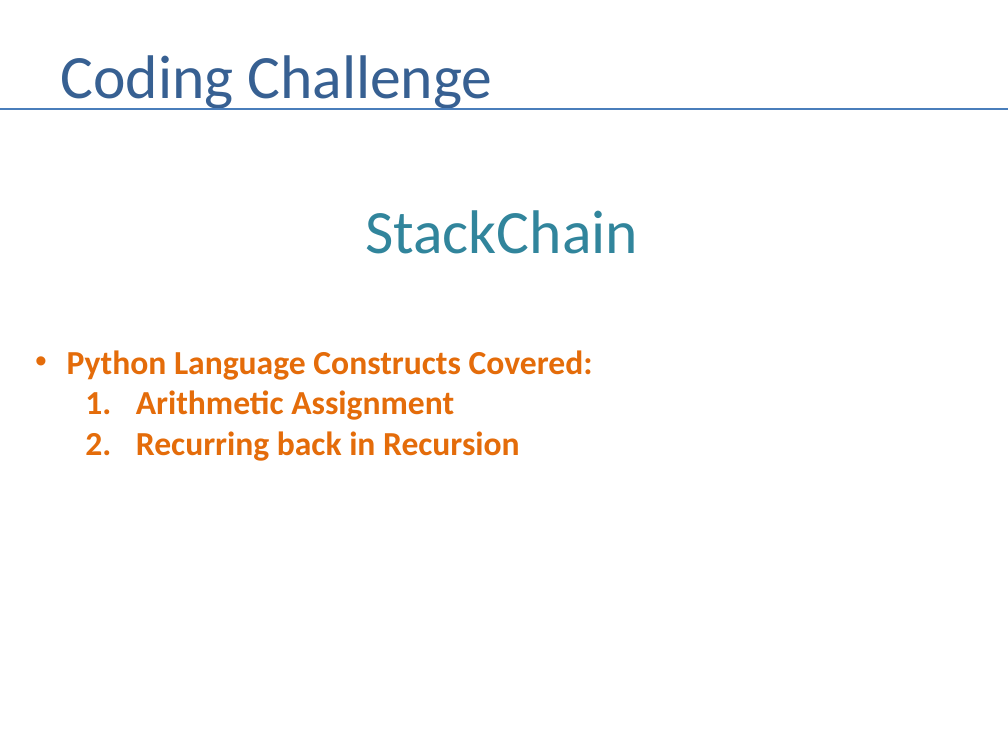
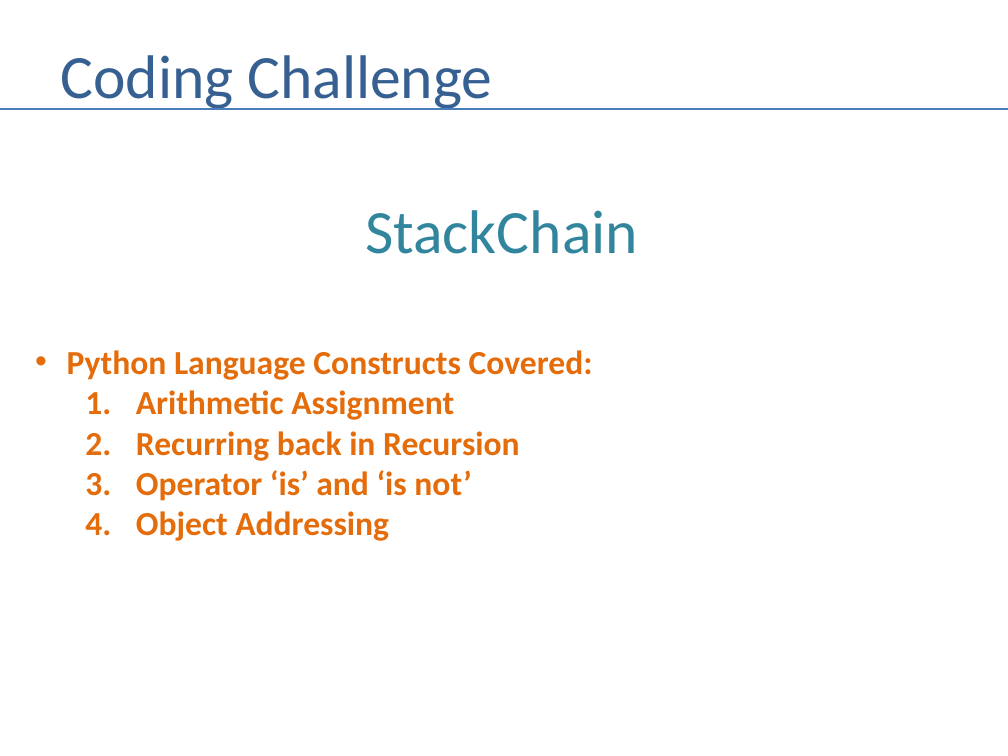
Before and after one commit to andrewferlitsch/Portland-Data-Science-Group, a slide deck: slide 30 of Presentations/Whiteboarding.pptx. Drawn at 1008x756 pixels with LibreOffice and Linux fonts; fonts in the diff are those of the drawing. Boxes give left, top, right and bottom in pixels: in the first picture for what was removed or moved away, otherwise in the second. Text is boxed around its words. In the diff, an @@ line names an element or a change of style, - is before the commit and + after.

```diff
--- a/Presentations/Whiteboarding.pptx
+++ b/Presentations/Whiteboarding.pptx
@@ text at [136,470,471,541]: paragraphs added @@
+  3. Operator ‘is’ and ‘is not’
+  4. Object Addressing
```
Also in this commit, not shown: 10 other slides changed, 6 slides added, 1 slide removed, 4 other files.
